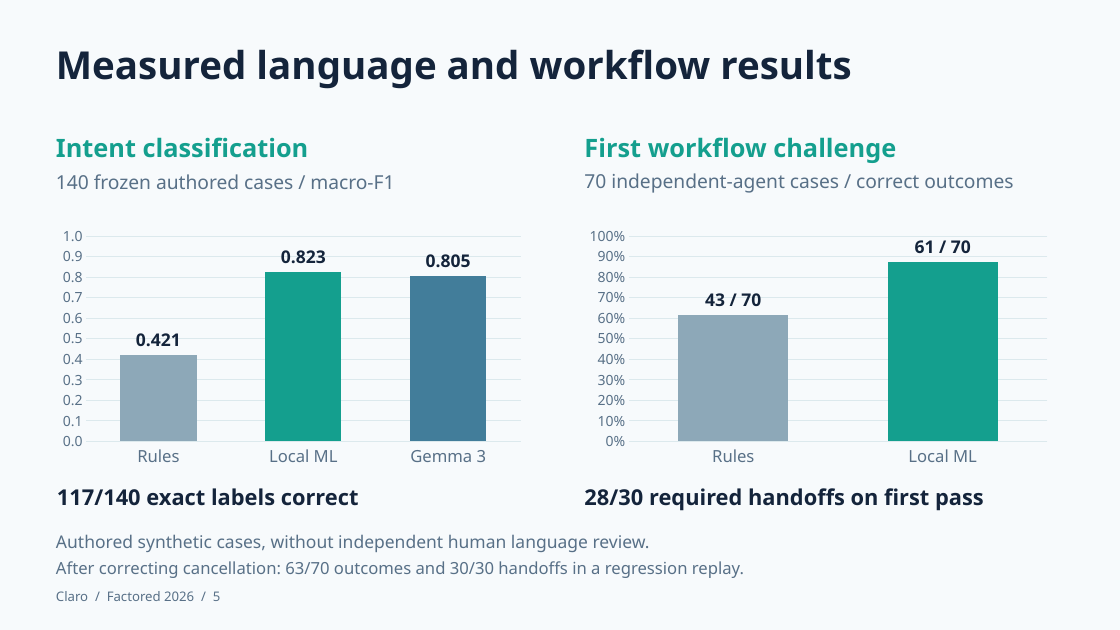
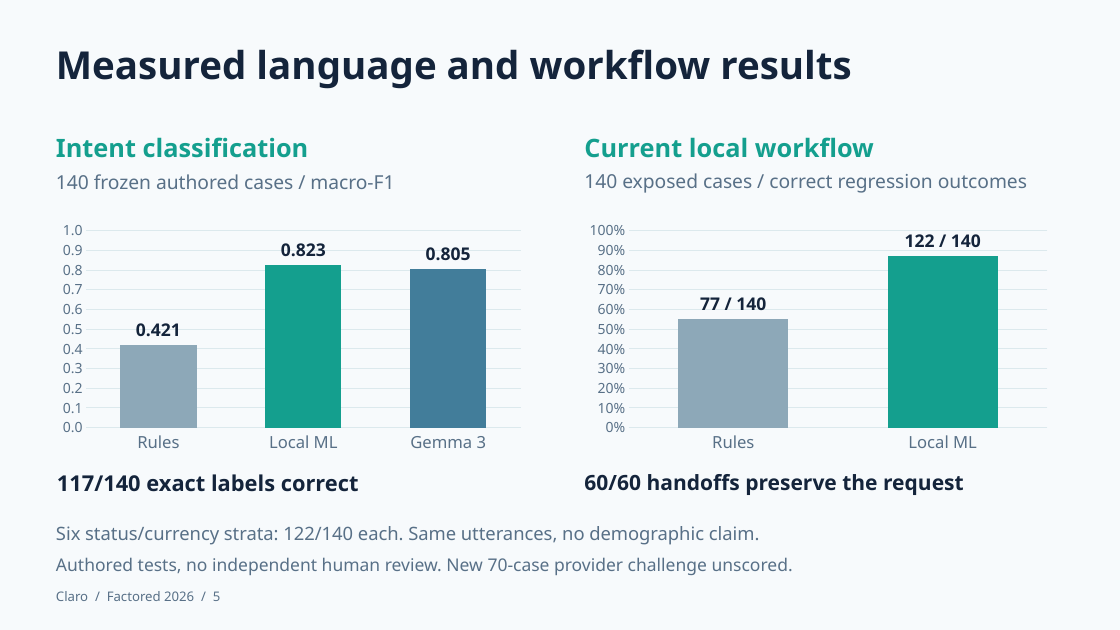
Before and after one commit to nicoceron/factored-hackathon-2026-nicoceron, a slide deck: slide 5 of submission/Claro-Hackathon-2026.pptx. Drawn at 1120x630 pixels with LibreOffice and Linux fonts; fonts in the diff are those of the drawing. Boxes give left, top, right and bottom in pixels: in the first picture for what was removed or moved away, otherwise in the second. Text is boxed around its words. In the diff, an @@ line names an element or a change of style, - is before the commit and + after.

Commit message:
docs: refresh verified presentation and case follow-up demo

```diff
--- a/submission/Claro-Hackathon-2026.pptx
+++ b/submission/Claro-Hackathon-2026.pptx
@@ text at (584,137,874,158): text changed @@
-First workflow challenge
+Current local workflow
@@ text at (584,173,1027,193): text changed @@
-70 independent-agent cases / correct outcomes
+140 exposed cases / correct regression outcomes
@@ column chart: place and size @@
-column chart at (54,222,531,473)
+column chart at (54,216,531,459)
@@ column chart at (581,216,1058,459) @@
@@ Measured result, Rules: 0.61 to 0.55 @@
@@ data labels of Measured result changed @@
@@ column chart: place and size @@
-column chart at (581,222,1058,473)
+column chart at (581,216,1058,459)
@@ text "117/140 exact labels correct": place and size @@
-text "117/140 exact labels correct" at (57,488,359,506)
+text "117/140 exact labels correct" at (57,474,359,492)
@@ text at (584,474,964,495): text changed; size 18.8 to 18 pt @@
-28/30 required handoffs on first pass
+60/60 handoffs preserve the request
@@ text at (56,526,760,545): text changed; size 15 to 15.8 pt @@
-Authored synthetic cases, without independent human language review.
+Six status/currency strata: 122/140 each. Same utterances, no demographic claim.
@@ text at (56,557,793,575): text changed; size 14.2 to 15 pt @@
-After correcting cancellation: 63/70 outcomes and 30/30 handoffs in a regression replay.
+Authored tests, no independent human review. New 70-case provider challenge unscored.
```
Also in this commit, not shown: 3 other slides changed, 20 other files.
